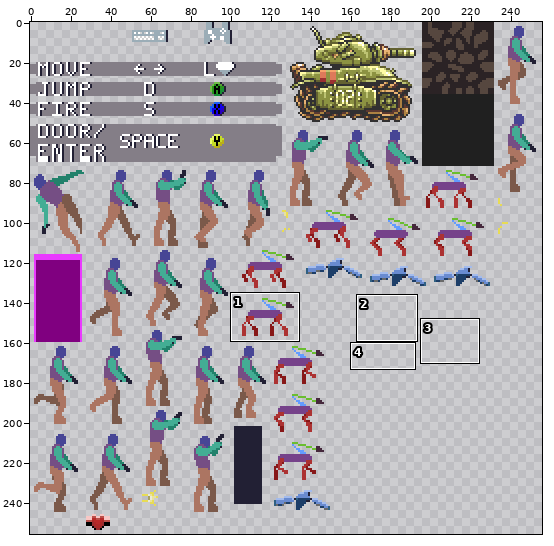
Sprite sheet: html5game/MetalAndLight_texture_0.png. Above, an overview of the earlier version with the close-up marked.
Close-up. Earlier state:
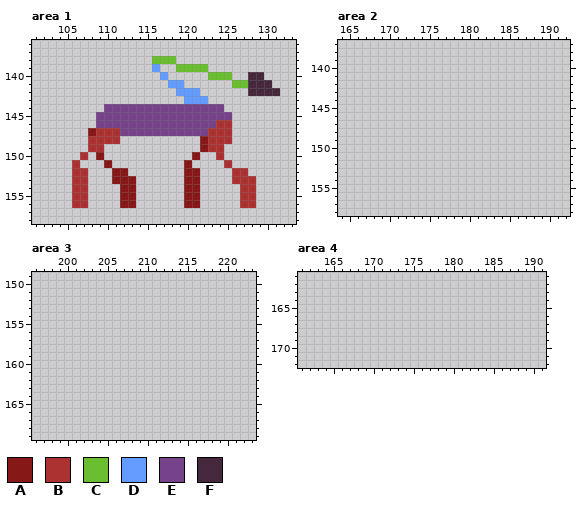
The file is 256x256 pixels. Colours within 5 levels of each other are drawn and written as one. Shown: area 1: x 101..133, y 136..158; area 2: x 164..192, y 137..158; area 3: x 196..223, y 149..169; area 4: x 161..191, y 161..172. The commit also changed other parts of the picture, which this record leaves out.
Palette (. is transparent): A #871818  B #ac3232  C #6abe30  D #639bff  E #76428a  F #45283c
Pixels before, area 1, first column x 106:
138 ..........CCC.............
139 ..........D..CCCC.........
140 ...........D.....CCC..FF..
141 ............DD......CCFFF.
142 .............DDD......FFFF
143 ..............DDD.........
144 ....EEEEEEEEEEEEEEE.......
145 ...EEEEEEEEEEEEEEEEE......
146 ...EEEEEEEEEEEEEEEBB......
147 ..ABBBEEEEEEEEEEEBBB......
148 ..BBBB..........ABBB......
149 ..BB............ABB.......
150 .B.A...........A..B.......
151 B...A.........A....B......
152 BB...AA.......AA....BB....
153 BB...AAA......AA....BBB...
154 BB....AA......AA.....BB...
155 BB....AA......AA.....BB...
156 BB....AA......AA.....BB...
The same view after the edit:
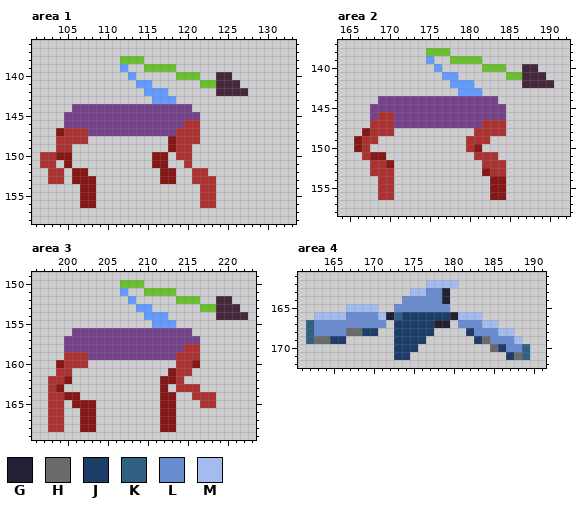
Colours new in this view: G #222034  H #696a6a  J #1d3e68  K #306082  L #698bd0  M #a4bced
Difference:
Changed rows in their new state; - is an unchanged pixel.
Area 1:
first column x 102:
138 ----------CCC-...-------------
139 ----------D--CCCC....---------
140 -----------D---.-CCC-.FF--..--
141 ------------DD--..--CCFFF....-
142 -------------DDD-...--FFFF....
143 --------------DDD-...---------
144 ----EEEE-----------....-------
145 ---EEEE-------------....------
146 ---EEEE-----------BB....------
147 --ABBBEEEE-------BBB....------
148 --BBBB....------ABBB....------
149 --BB--..--------ABB-...-------
150 BBAA-.-.------AA-BB.--.-------
151 BB-A.---.-----AA--B----.------
152 -BB-AA---..----AA-.BB---..----
153 -BB-AAA--...---AA-.BBB--...---
154 ----.AA---..------..BB---..---
155 ----.AA---..------..BB---..---
156 ----.AA---..------..BB---..---
Area 2:
first column x 166:
138 ---------CCC-------------
139 ---------D--CCCC---------
140 ----------D-----CCC--FF--
141 -----------DD------CCFFF-
142 ------------DDD------FFFF
143 -------------DDD---------
144 ---EEEEEEEEEEEEEEE-------
145 --EEEEEEEEEEEEEEEEE------
146 --EBBEEEEEEEEEEEEEE------
147 --BBBEEEEEEEEEEEBBB------
148 -ABBB----------BBBB------
149 ABB-----------BBB--------
150 AB------------BA---------
151 -BAA-----------BBB-------
152 --BBA-----------BBB------
153 --BBB-----------ABB------
154 ---BB------------AA------
155 ---BB------------AA------
156 ---BB------------AA------
Area 3:
first column x 198:
150 ---------CCC-------------
151 ---------D--CCCC---------
152 ----------D-----CCC--FF--
153 -----------DD------CCFFF-
154 ------------DDD------FFFF
155 -------------DDD---------
156 ---EEEEEEEEEEEEEEE-------
157 --EEEEEEEEEEEEEEEEE------
158 --EEEEEEEEEEEEEEEBB------
159 --BBBEEEEEEEEEEEBBB------
160 -ABBB-----------BBA------
161 -BB------------ABB-------
162 BBA-----------AAB--------
163 BA------------A-BBB------
164 BBAA----------AA--BBB----
165 BB-AAA--------AA---BB----
166 BB--AA--------AA---------
167 BB--AA--------AA---------
168 BB--AA--------AA---------
Area 4:
first column x 162:
162 ---------------MMMM---------
163 -------------MMLLG----------
164 ------------LLLLLG----------
165 -----MMMM--LLLLLLL----------
166 -MMMMLLLLMGKJJJJJJGMMM------
167 KLLLLLLLLL-JJJJJGG-LLLMM----
168 KLLLLHHJJ--JJJJJ----JLLLMM--
169 KHHJJ------JJJJ------JHLLLM-
170 -----------JJJ---------HJLLK
171 -----------JJ------------JHK
Boxes around the changes in both close-ups, in picture pixels (x1, y1, x2, y2):
changed: (40, 56, 280, 208)
added: (354, 48, 554, 200)
added: (48, 280, 248, 432)
added: (306, 280, 530, 360)
